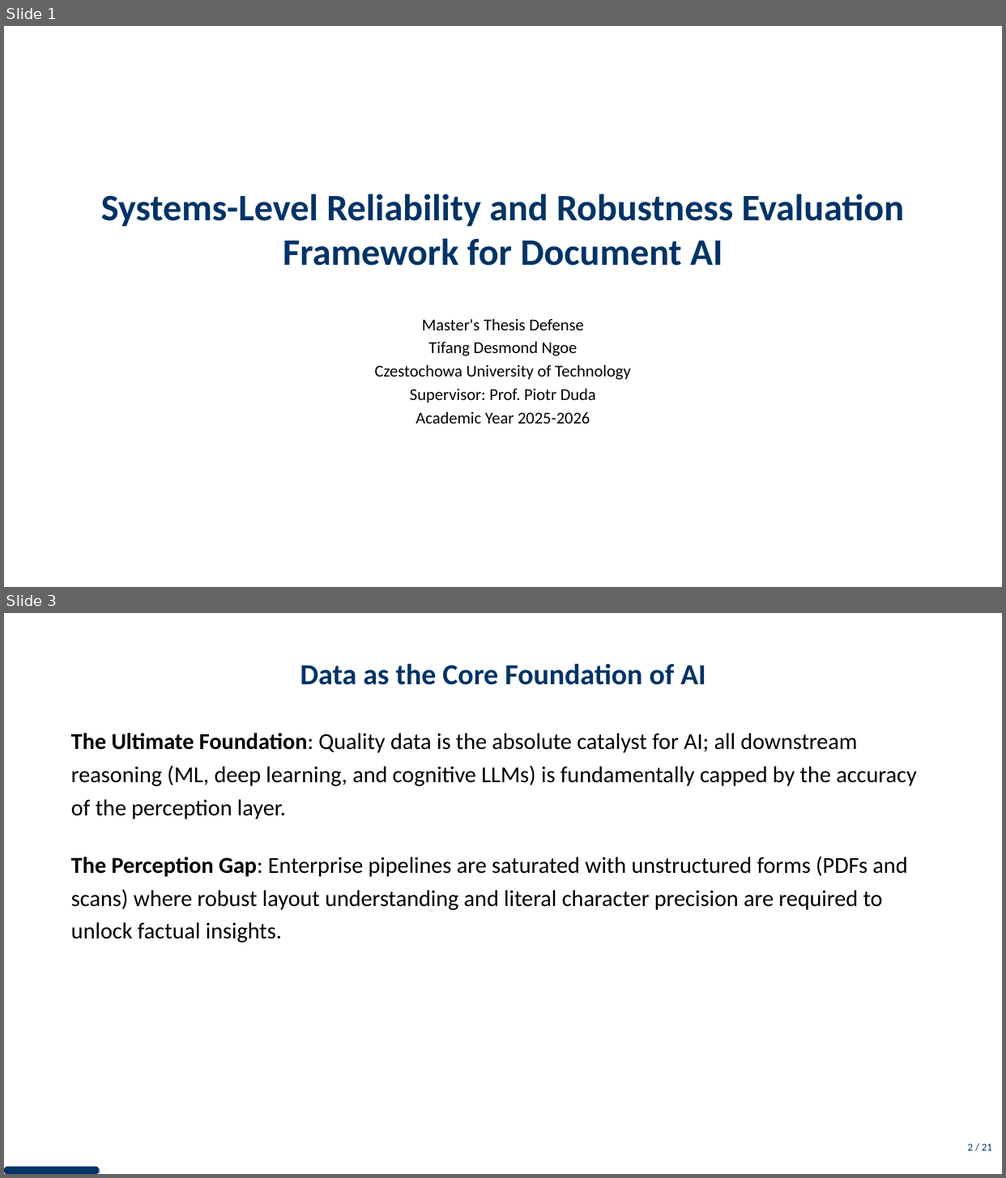
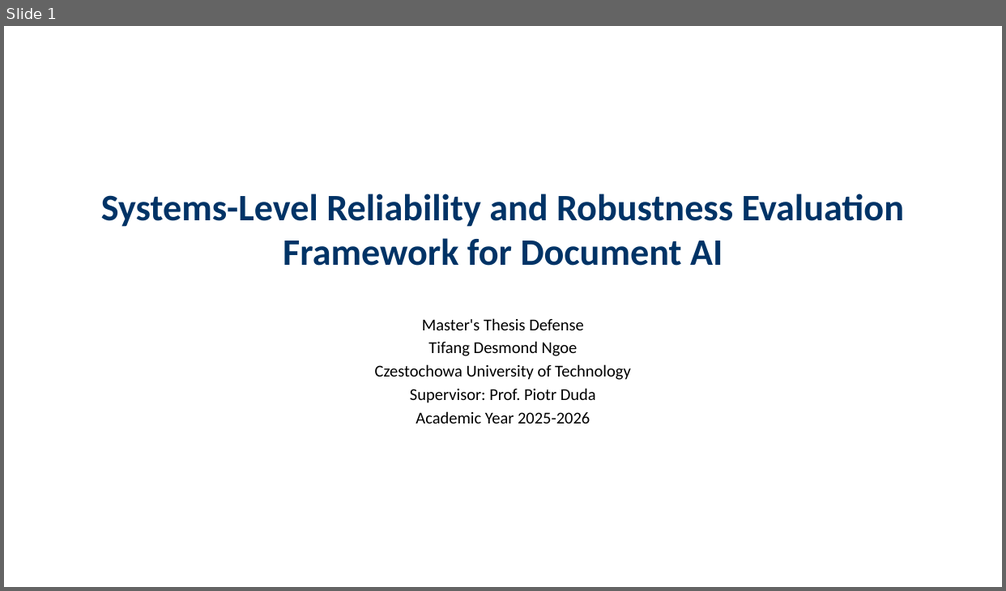
Before and after one commit to DESMOND135/DOCVQA-RAG-PERCEPTION-BENCHMARK, a slide deck: MAIN/presentation/presentation.pptx. Shown one above the other, each under a label of ours: slides 1 and 3 before the commit, slide 1 after it; the slides between them are not shown. The pictures are 1006x1178 and 1006x591 pixels, drawn with LibreOffice and Linux fonts; fonts in the diff are those of the drawing. Boxes give left, top, right and bottom in pixels: in the first picture for what was removed or moved away, otherwise in the second. Text is boxed around its words. In the diff, an @@ line names an element or a change of style, - is before the commit and + after.

Commit message:
Final Submission: Clean project version 01, PDFs, and codebase

```diff
--- a/MAIN/presentation/presentation.pptx
+++ b/MAIN/presentation/presentation.pptx
@@ slide 3 removed at (4, 613, 1002, 1174), background #FFFFFF @@
@@ title removed at (300, 663, 705, 685) @@
-Data as the Core Foundation of AI
@@ text removed at (71, 733, 916, 943) @@
-The Ultimate Foundation: Quality data is the absolute catalyst for AI; all downstream reasoning (ML, deep learning, and cognitive LLMs) is fundamentally capped by the accuracy of the perception layer.
-The Perception Gap: Enterprise pipelines are saturated with unstructured forms (PDFs and scans) where robust layout understanding and literal character precision are required to unlock factual insights.
@@ text removed at (968, 1144, 992, 1151) @@
-2 / 21
@@ octagon removed at (4, 1167, 99, 1174) @@
```
Also in this commit, not shown: 13 slides changed, 1 slide added, 6 other slides removed, 23 other files.
